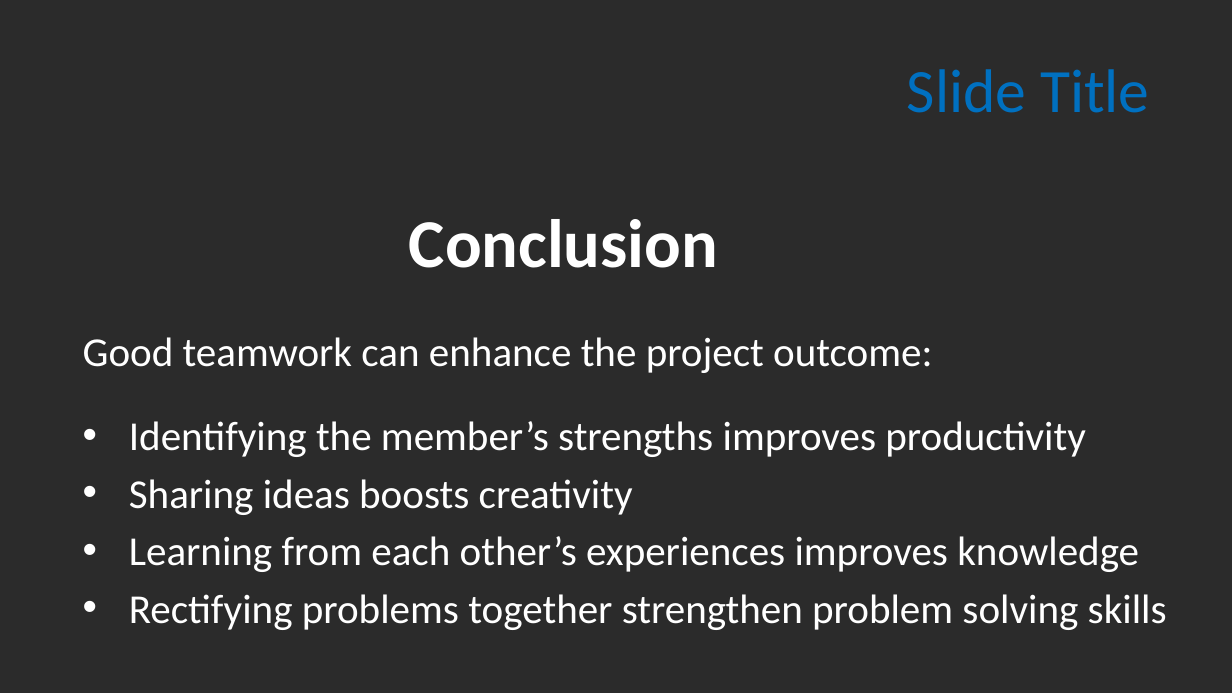
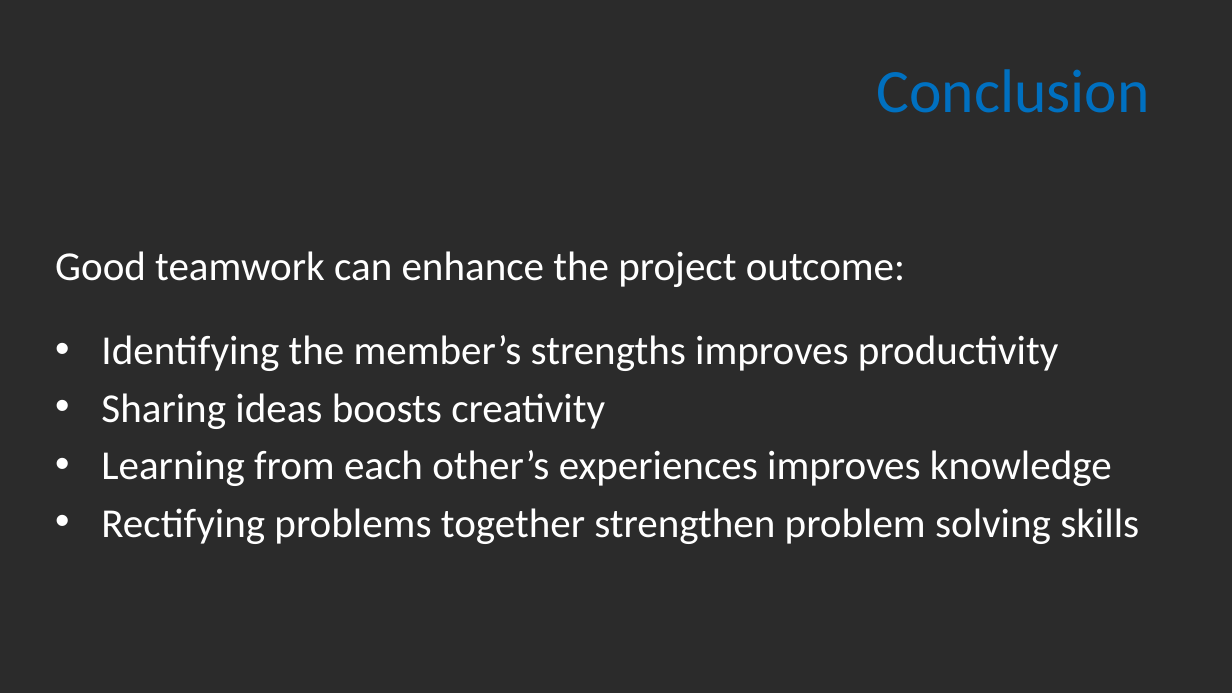
Before and after one commit to ZygimantasJakubauskas/Mashine-Learning-CA1, a slide deck: slide 11 of ML/PPT_ML_CA1_26 Nov 23.pptx. Drawn at 1232x693 pixels with LibreOffice and Linux fonts; fonts in the diff are those of the drawing; background and template pictures are left out; a plain dark background stands for a picture behind light text. Boxes give left, top, right and bottom in pixels: in the first picture for what was removed or moved away, otherwise in the second. Text is boxed around its words. In the diff, an @@ line names an element or a change of style, - is before the commit and + after.

Commit message:
Final PPT

```diff
--- a/ML/PPT_ML_CA1_26 Nov 23.pptx
+++ b/ML/PPT_ML_CA1_26 Nov 23.pptx
@@ title at [877,69,1150,113]: text changed @@
-Slide Title
+Conclusion
@@ text "Good teamwork can enhance the ...": place and size @@
-text "Good teamwork can enhance the ..." at [83,337,1167,630]
+text "Good teamwork can enhance the ..." at [55,251,1139,544]
@@ text removed at [409,219,718,268] @@
-Conclusion
```
Also in this commit, not shown: 1 other slide changed, 1 other file.
